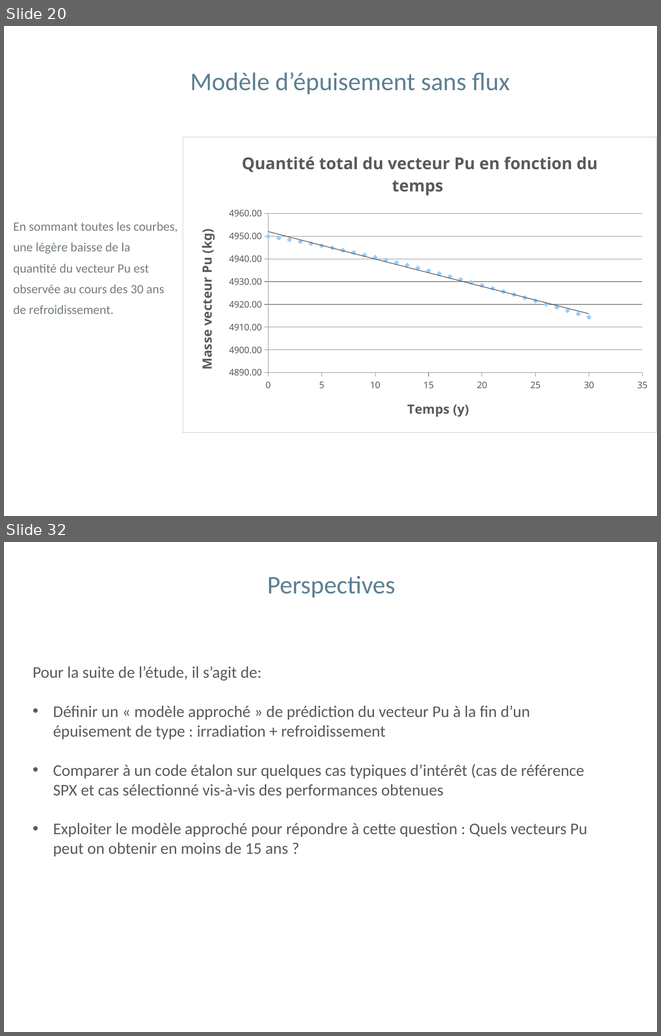
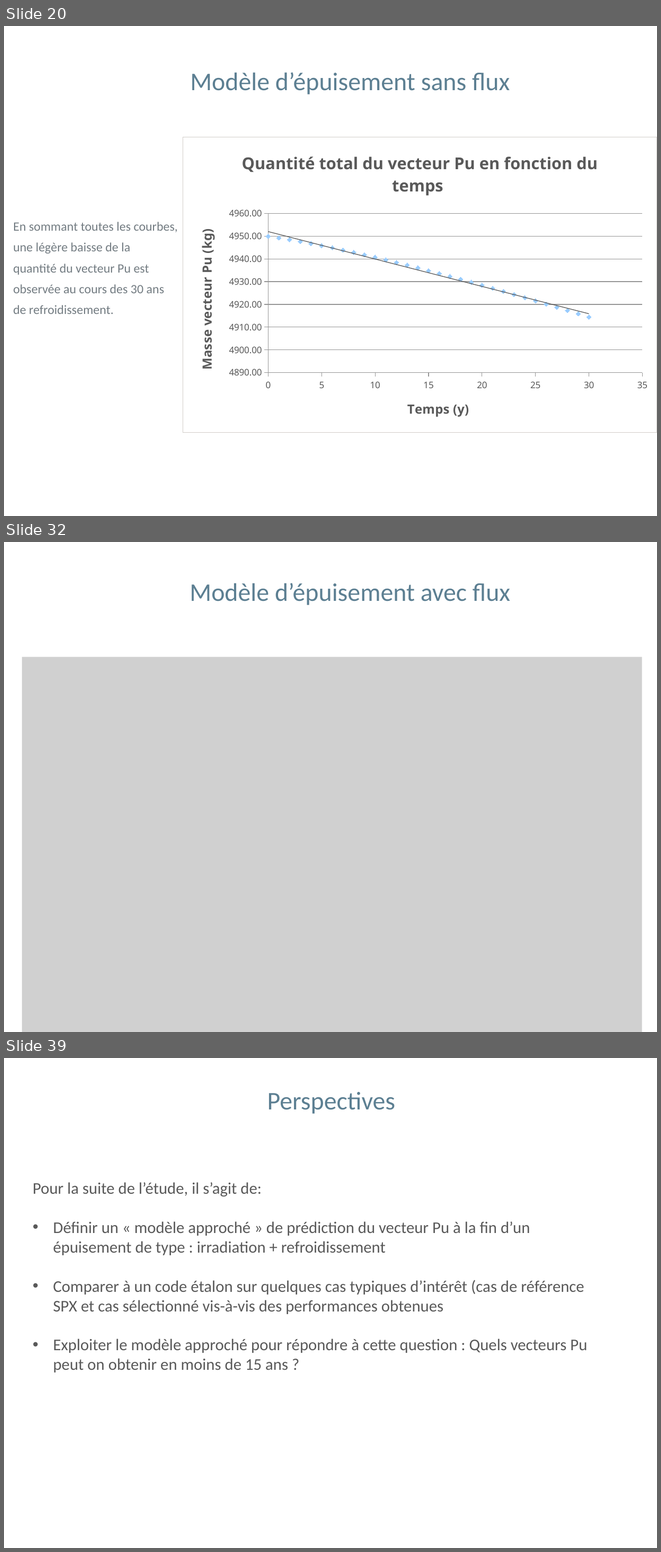
Before and after one commit to phjacquet/physor-smr-fbo, a slide deck: Fabien/PHR-FBO-L1_Mod.Epuis.pptx. Shown one above the other, each under a label of ours: slides 20 and 32 before the commit, slides 20, 32 and 39 after it; the slides between them are not shown. The pictures are 661x1036 and 661x1552 pixels, drawn with LibreOffice and Linux fonts; fonts in the diff are those of the drawing; grey boxes stand for pictures; background and template pictures are left out. Boxes give left, top, right and bottom in pixels: in the first picture for what was removed or moved away, otherwise in the second. Text is boxed around its words. In the diff, an @@ line names an element or a change of style, - is before the commit and + after.

```diff
--- a/Fabien/PHR-FBO-L1_Mod.Epuis.pptx
+++ b/Fabien/PHR-FBO-L1_Mod.Epuis.pptx
@@ slide 32 added at (4,542,657,1032), background #FFFFFF @@
@@ title added at (190,583,510,605), 28 pt, text #5C7F92 @@
+Modèle d’épuisement avec flux
@@ picture added at (22,657,643,1032) @@
@@ what was slide 32 is now slide 39 @@
```
Also in this commit, not shown: 10 slides changed, 6 other slides added, 2 other files.
